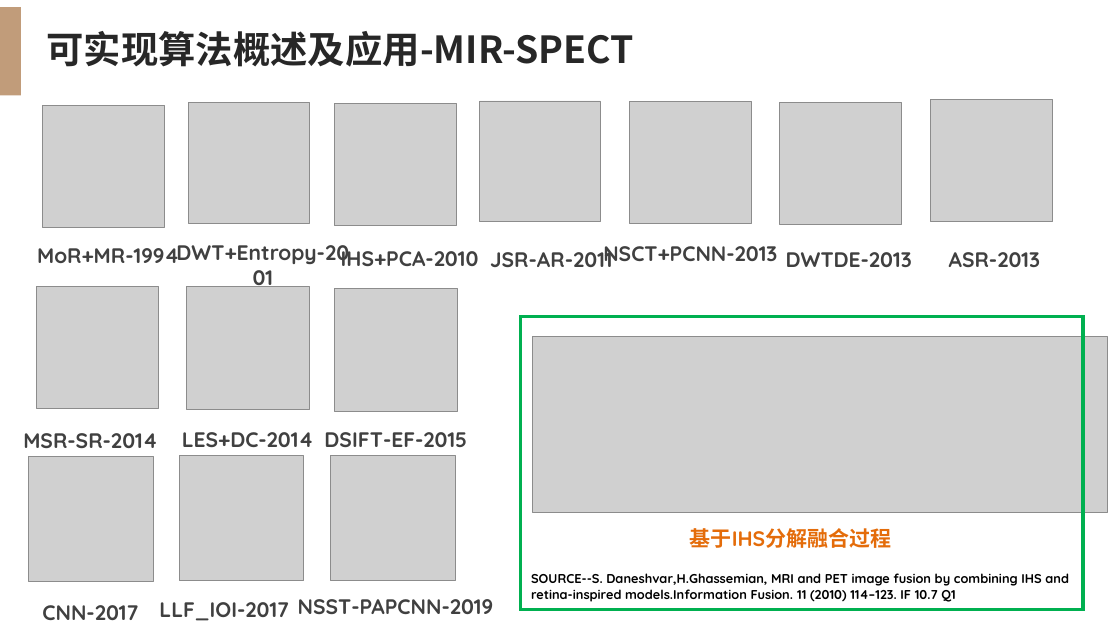
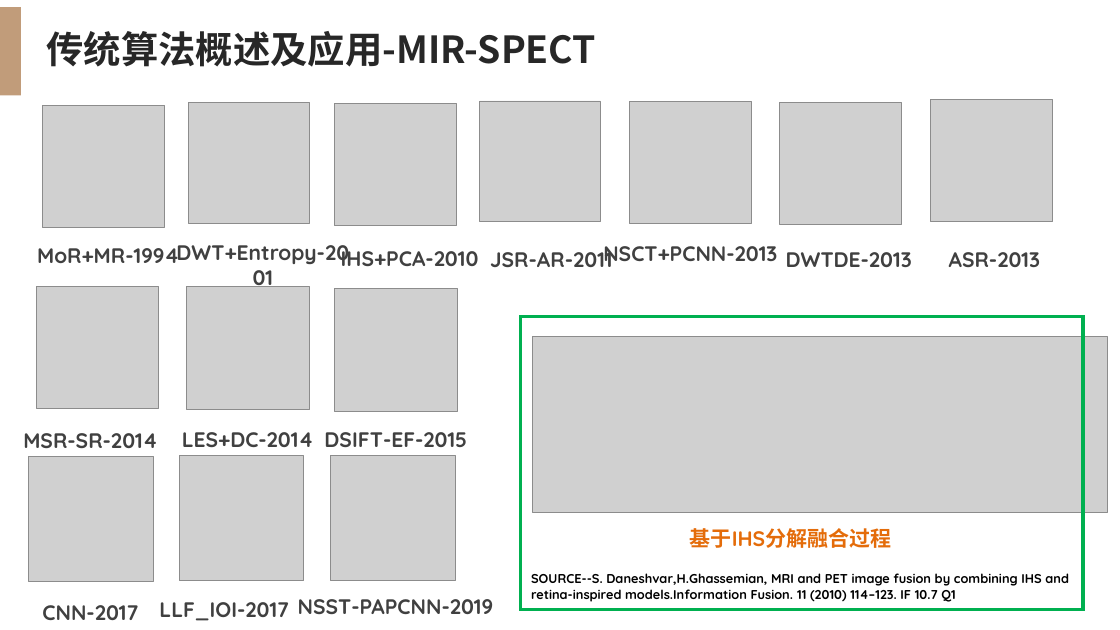
Before and after one commit to xuzywnmc/02-research, a slide deck: slide 9 of 10 汇报情况PPT/00 方向性汇报.pptx. Drawn at 1120x630 pixels with LibreOffice and Linux fonts; fonts in the diff are those of the drawing; grey boxes stand for pictures. Boxes give left, top, right and bottom in pixels: in the first picture for what was removed or moved away, otherwise in the second. Text is boxed around its words. In the diff, an @@ line names an element or a change of style, - is before the commit and + after.

```diff
--- a/10 汇报情况PPT/00 方向性汇报.pptx
+++ b/10 汇报情况PPT/00 方向性汇报.pptx
@@ text at bbox=[46, 31, 596, 67]: text changed @@
-可实现算法概述及应用-MIR-SPECT
+传统算法概述及应用-MIR-SPECT
```
Also in this commit, not shown: 3 other slides changed, 3 slides removed, 6 other files.
